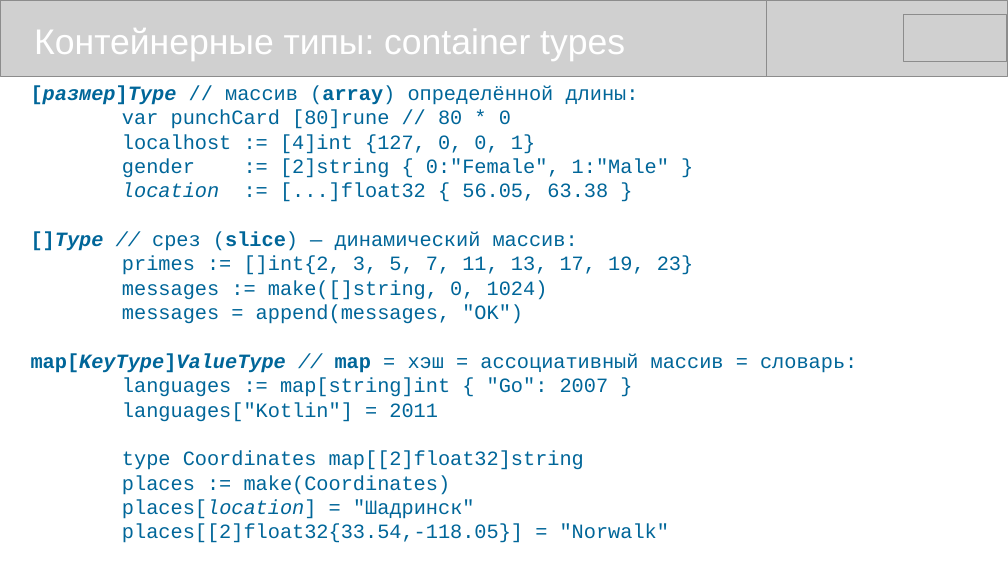
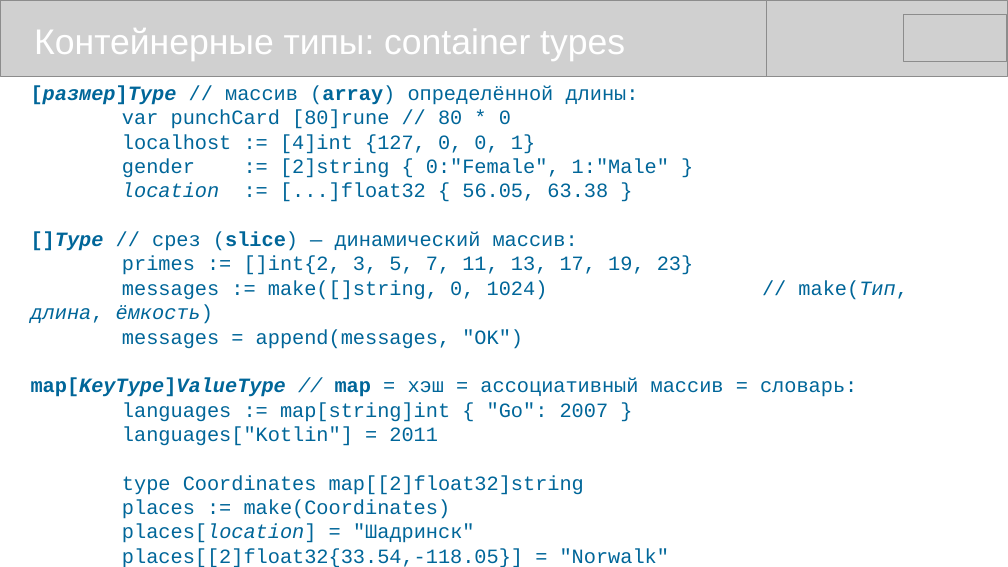
Before and after one commit to mike-shock/Go_language, a slide deck: slide 25 of review/Go_Review.odp. Drawn at 1008x567 pixels with LibreOffice and Linux fonts; fonts in the diff are those of the drawing; grey boxes stand for pictures. Boxes give left, top, right and bottom in pixels: in the first picture for what was removed or moved away, otherwise in the second. Text is boxed around its words. In the diff, an @@ line names an element or a change of style, - is before the commit and + after.

```diff
--- a/review/Go_Review.odp
+++ b/review/Go_Review.odp
@@ text at [31, 232, 578, 251]: italic off in "//" @@
@@ text at [31, 280, 548, 324]: text changed @@
-messages := make([]string, 0, 1024)
+messages := make([]string, 0, 1024) // make(Тип, длина, ёмкость)
```
Also in this commit, not shown: 2 other slides changed, 2 slides added, 1 other file.
